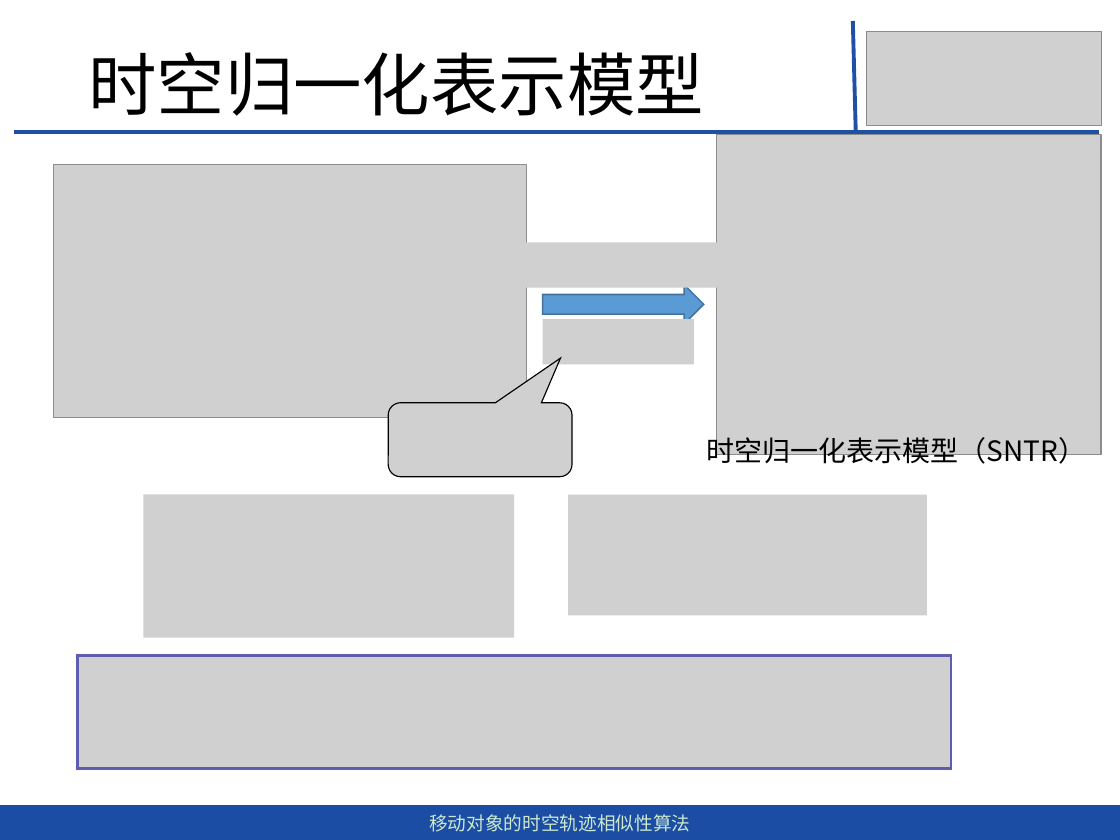
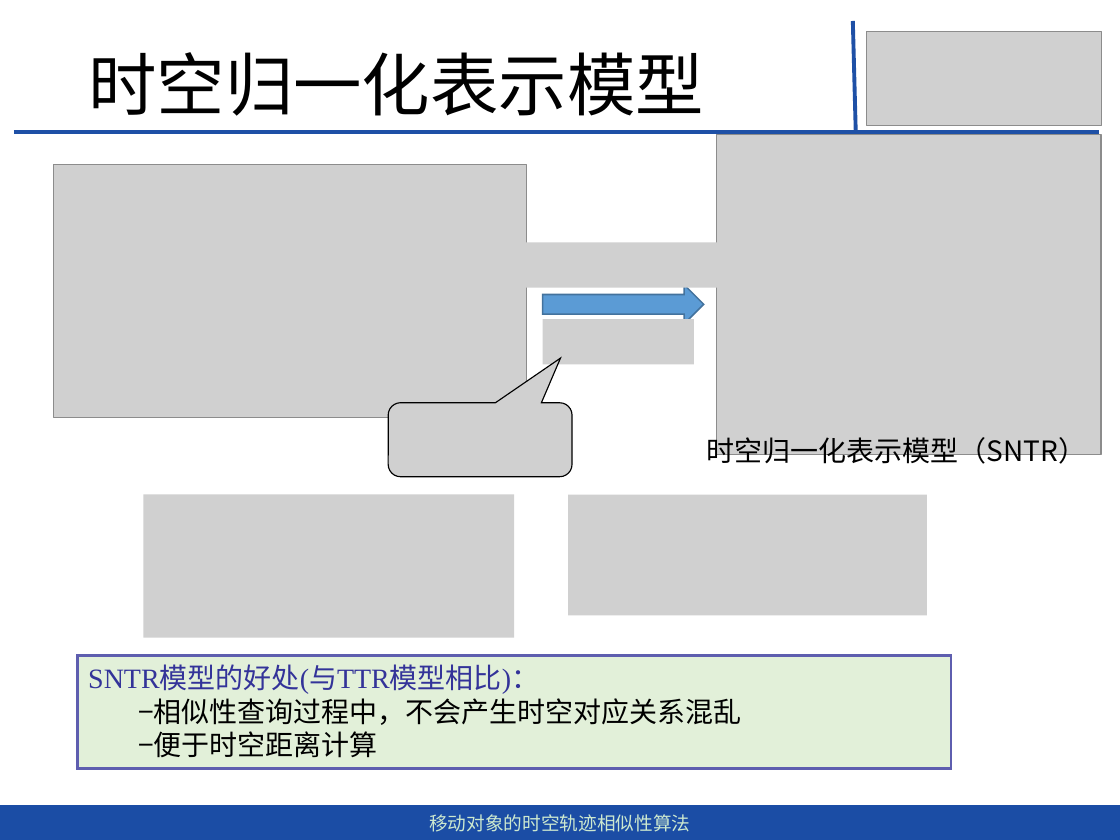
Before and after one commit to dingguangwei/biyelunwen, a slide deck: slide 10 of 移动对象的时空轨迹相似性查询算法-丁光伟-第2版.pptx (slide 9 before the commit). Drawn at 1120x840 pixels with LibreOffice and Linux fonts; fonts in the diff are those of the drawing; grey boxes stand for pictures. Boxes give left, top, right and bottom in pixels: in the first picture for what was removed or moved away, otherwise in the second. Text is boxed around its words. In the diff, an @@ line names an element or a change of style, - is before the commit and + after.

```diff
--- a/移动对象的时空轨迹相似性查询算法-丁光伟-第2版.pptx
+++ b/移动对象的时空轨迹相似性查询算法-丁光伟-第2版.pptx
@@ picture removed at [77,655,951,768] @@
@@ rectangle added at [77,655,951,768], fill #E2F0D9, outline #5E5EAF 1.75 pt, 18 pt, text #000000 @@
+SNTR模型的好处(与TTR模型相比)：
+−相似性查询过程中，不会产生时空对应关系混乱
+−便于时空距离计算
```
Also in this commit, not shown: 18 other slides changed, 3 slides added, 1 slide removed, 4 other files.
